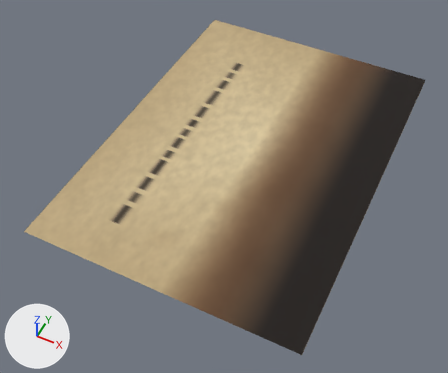
An edit to the glTF model assets/props/wedding_half.glb, drawn before and after from the same camera.
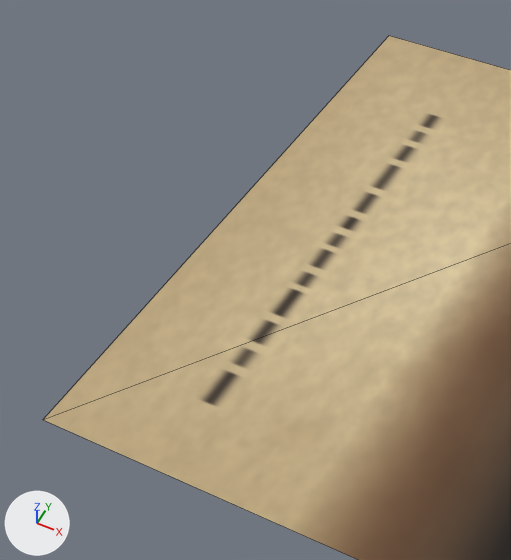
The first picture shows the older version from a 50 mm lens placed at (0.134, -0.308, 0.335), pointed at (-0.006, -0.029, -0.015). The close-ups show the older and then the newer version on the part from 0% to 63% of the width and 0% to 83% of the height of that picture. Only the edits that show in the close-ups are written down. Arrows for +X, +Y and +Z are at lower left; the lights stay in place. The close-ups show mesh edges as thin lines. Where no turn or scale is listed for an object, it has been applied to the vertices.

Objects in the first close-up: 'Paper'.
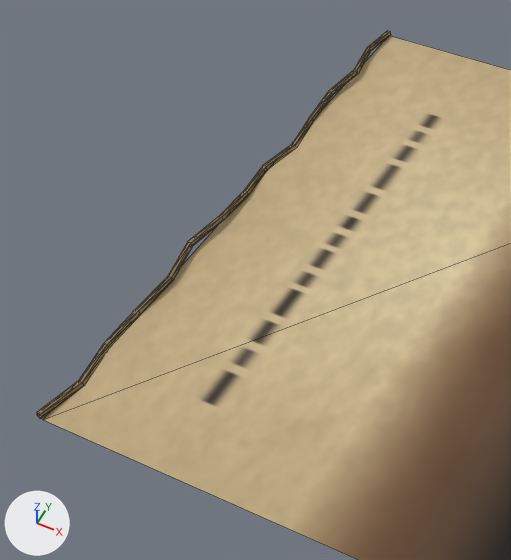
What differs and where, as boxes (x1, y1, x2, y2) in the close-ups (511 x 560 px):
'Art_UnbleachedPaper', added: after (37, 30, 391, 418)

What changed in the scene script:
```text
Add img_woven_paper:
    img_woven_paper = load_image('woven_paper', '_unpacked/woven_paper', 256, 256, 'sRGB')
Add mat_unbleachedpaper:
    mat_unbleachedpaper = bpy.data.materials.new('UnbleachedPaper')
    # colours: brown #a28b65
    # uses the picture img_woven_paper
Add me_art_unbleachedpaper:
    me_art_unbleachedpaper.from_pydata(...)  # 75 vertices, 140 faces; spans x -0.103..-0.097, y -0.14..0.14, z 0.002..0.008
    me_art_unbleachedpaper.materials.append(mat_unbleachedpaper)
Add ob_art_unbleachedpaper:
    ob_art_unbleachedpaper = bpy.data.objects.new('Art_UnbleachedPaper', me_art_unbleachedpaper)
    ob_art_unbleachedpaper.location = (0.0, 0.0, 0.0)
```
